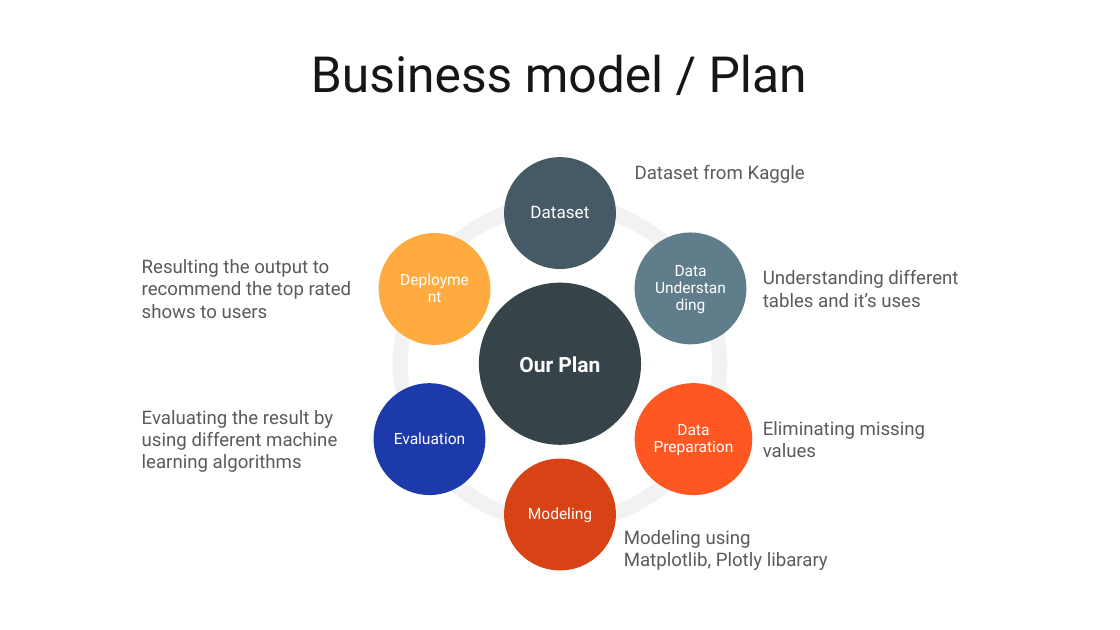
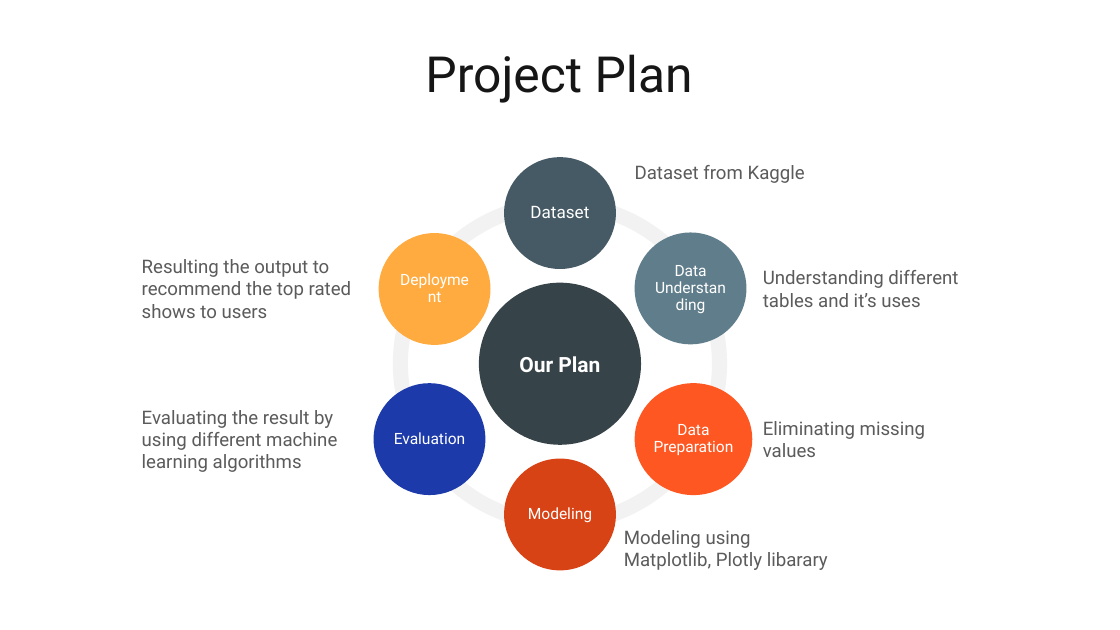
Before and after one commit to Distributed-and-scalable/Netflix-Recommendation-System, a slide deck: slide 6 of Pitch Deck Template_GROUP4.pptx. Drawn at 1120x630 pixels with LibreOffice and Linux fonts; fonts in the diff are those of the drawing. Boxes give left, top, right and bottom in pixels: in the first picture for what was removed or moved away, otherwise in the second. Text is boxed around its words. In the diff, an @@ line names an element or a change of style, - is before the commit and + after.

```diff
--- a/Pitch Deck Template_GROUP4.pptx
+++ b/Pitch Deck Template_GROUP4.pptx
@@ title at [425,54,693,103]: text changed @@
-Business model / Plan
+Project Plan
```
Also in this commit, not shown: 4 other slides changed.
